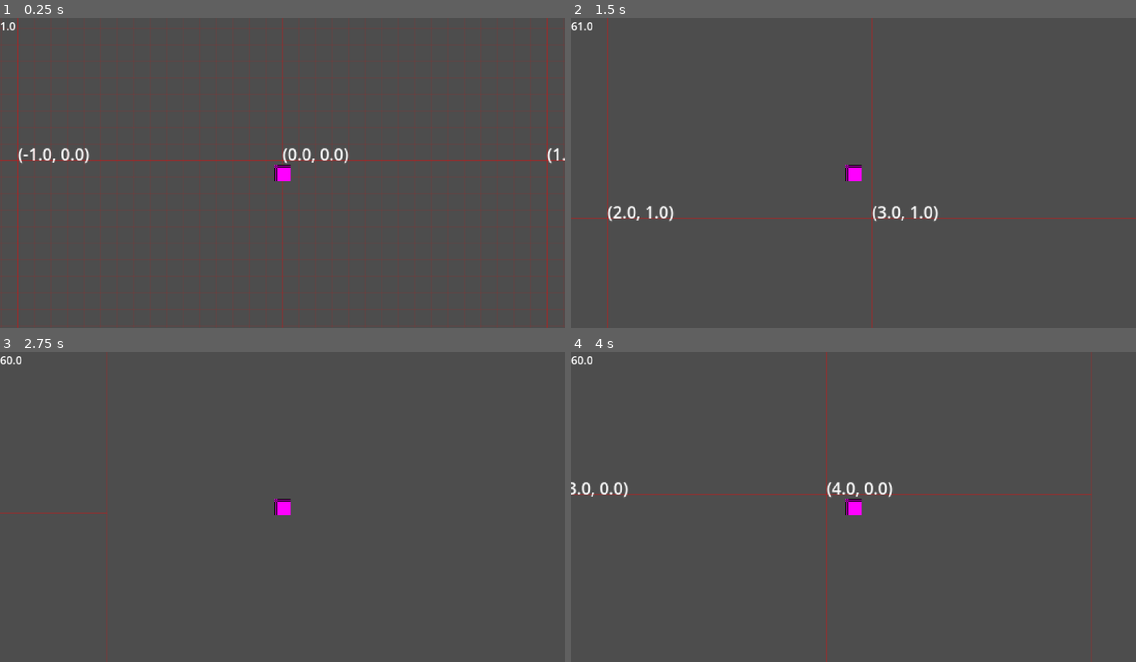
Above: before the commit, frames 1-4 (two rows, left to right).
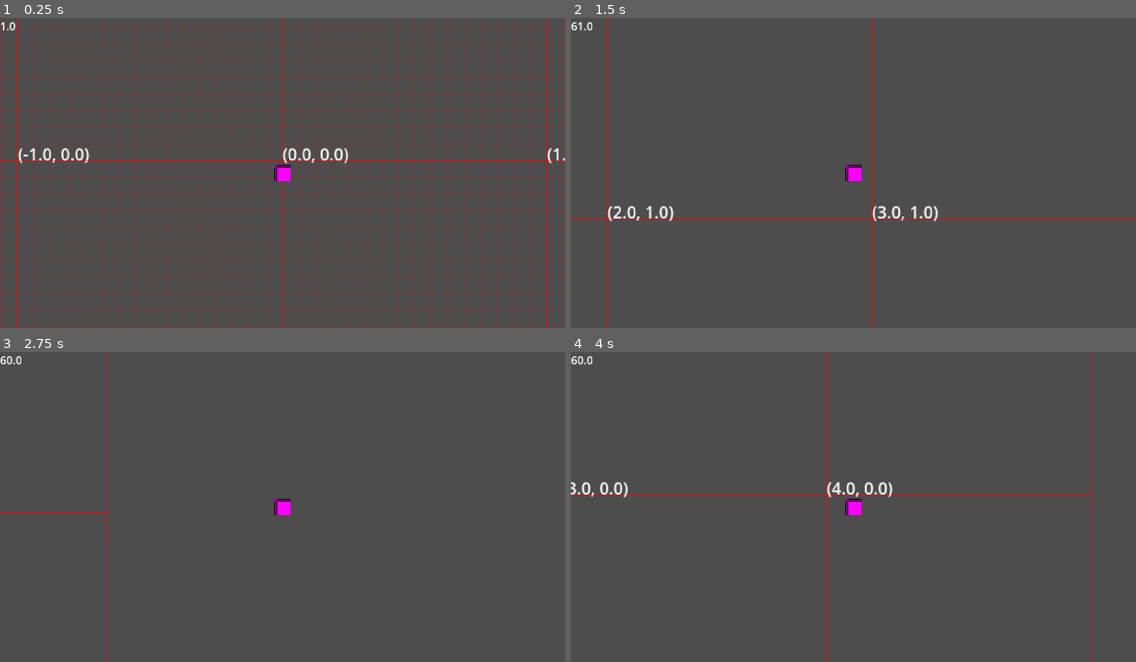
Above: after the commit, the same moments.

Repository: lennertJ9/new_project
Game: Godot game, scene res://world/world.tscn
Two runs of this game, one before a commit and one after it. Both use one fixed random seed, a clock stepped at 60 frames per second and the inputs below.
Inputs (mouse positions are in pixels of both pictures, inside the frame that each line leads up to):
- Up to frame 1 (0.25 s): no input
- Up to frame 2 (1.5 s): tap Enter at 0.5 s; move the mouse to (977, 157) at 0.52 s; press the mouse at (977, 157) at 0.53 s; hold Right (ui_right) 0.53-1.28 s; move the mouse to (740, 188) at 1.27 s; release the mouse at (740, 188) at 1.28 s; hold Down (ui_down) from 1.28 s (still down); click (740, 188) at 1.35 s
- Up to frame 3 (2.75 s): move the mouse to (339, 438) at 2.02 s; release Down (ui_down) at 2.03 s; press the mouse at (339, 438) at 2.03 s; hold Right (ui_right) from 2.03 s (still down)
- Up to frame 4 (4 s): move the mouse to (825, 569) at 2.77 s; release Right (ui_right) at 2.78 s; release the mouse at (825, 569) at 2.78 s; hold Up (ui_up) 2.78-3.53 s; click (825, 569) at 2.85 s; move the mouse to (1023, 553) at 3.52 s; press the mouse at (1023, 553) at 3.53 s; hold Left (ui_left) from 3.53 s (still down)

The runs differ from the first frame. In frame 1, 1.3% of the frame differs, in the area x 0-100%, y 0-100%; in frame 2, 0.9%; in frame 3, 0.3%; in frame 4, 0.9%.

Commit message:
right autotiling
bug, ik denk nog aan de rechterkant zelf? have fun

Diff:
--- a/game/manager/chunk_manager/chunk_manager.gd
+++ b/game/manager/chunk_manager/chunk_manager.gd
@@ -224,7 +224,7 @@
 				autotile_top(chunk, top_chunk)
 
 
-			# ----------------- RIGHT ------------------------------------# niet vergeten - te doen
+			# ----------------- RIGHT ------------------------------------#
 			if generated_chunks.has(chunk_pos + chunk_neighbours[2]):
 				var right_chunk: Chunk = generated_chunks[chunk_pos + chunk_neighbours[2]]
 				autotile_right(chunk, right_chunk)
@@ -374,36 +374,68 @@
 	var bitmask: int
 	var tile_id: int
 
-	for i in range(1,15): # bitmask calculatie voor RIGHT
+	for i in range(1,15): # bug ik denk hier??
 		var index = 15 + i * 16
+
 		bitmask = 0
 		tile_id = chunk.wall_layer[index] >> 16
 		if tile_id != 0:
-			if right_chunk.wall_layer[i + 240] >> 16 == tile_id:
+			if chunk.wall_layer[index - 16] >> 16 == tile_id:
 				bitmask += 1
-			if right_chunk.wall_layer[i + 241] >> 16 == tile_id:
+			if right_chunk.wall_layer[index - 31] >> 16 == tile_id:# to do
 				bitmask += 2
-			if chunk.wall_layer[i + 1] >> 16 == tile_id:
+			if right_chunk.wall_layer[index - 15] >> 16 == tile_id:# to do
 				bitmask += 4
-			if chunk.wall_layer[i + 17] >> 16 == tile_id:
+			if right_chunk.wall_layer[index + 1] >> 16 == tile_id:# to do
 				bitmask += 8
-			if chunk.wall_layer[i + 16] >> 16 == tile_id:
+			if chunk.wall_layer[index + 16] >> 16 == tile_id:
 				bitmask += 16
-			if chunk.wall_layer[i + 15] >> 16 == tile_id:
+			if chunk.wall_layer[index + 15] >> 16 == tile_id:
 				bitmask += 32
-			if chunk.wall_layer[i - 1] >> 16 == tile_id:
+			if chunk.wall_layer[index - 1] >> 16 == tile_id:
 				bitmask += 64
-			if right_chunk.wall_layer[i + 239] >> 16 == tile_id:
+			if chunk.wall_layer[index - 17] >> 16 == tile_id:
 				bitmask += 128
 
 			if tile_lookup.has(bitmask):
 				var atlas_pos = tile_lookup[bitmask]
-				chunk.wall_layer[i] = tile_id << 16 | atlas_pos.x << 8 | atlas_pos.y
+				chunk.wall_layer[index] = tile_id << 16 | atlas_pos.x << 8 | atlas_pos.y
 			else:
-				chunk.wall_layer[i] = tile_id << 16 | 3 << 8 | 0
-
-			chunk.is_autotiled_top = true
-
+				chunk.wall_layer[index] = tile_id << 16 | 3 << 8 | 0
+
+			chunk.is_autotiled_right = true
+
+	# ---------- SECONDARY CHUNK LEFT ---------------- #
+	for i in range(1,15):
+		var index = i * 16
+
+		bitmask = 0
+		tile_id = chunk.wall_layer[index] >> 16
+		if tile_id != 0:
+			if right_chunk.wall_layer[index - 16] >> 16 == tile_id:
+				bitmask += 1
+			if right_chunk.wall_layer[index - 15] >> 16 == tile_id:# to do
+				bitmask += 2
+			if right_chunk.wall_layer[index + 1] >> 16 == tile_id:# to do
+				bitmask += 4
+			if right_chunk.wall_layer[index + 17] >> 16 == tile_id:# to do
+				bitmask += 8
+			if right_chunk.wall_layer[index + 16] >> 16 == tile_id:
+				bitmask += 16
+			if chunk.wall_layer[index + 31] >> 16 == tile_id:
+				bitmask += 32
+			if chunk.wall_layer[index + 15] >> 16 == tile_id:
+				bitmask += 64
+			if chunk.wall_layer[index - 1] >> 16 == tile_id:
+				bitmask += 128
+
+			if tile_lookup.has(bitmask):
+				var atlas_pos = tile_lookup[bitmask]
+				right_chunk.wall_layer[index] = tile_id << 16 | atlas_pos.x << 8 | atlas_pos.y
+			else:
+				right_chunk.wall_layer[index] = tile_id << 16 | 3 << 8 | 0
+
+			right_chunk.is_autotiled_left = true
 
 
 func chunk_loader():
@@ -485,12 +517,12 @@
 	for x in range(-1280,1280, chunk_pixel_size):
 		for y in range(-1280,1280, chunk_pixel_size):
 
-			draw_rect(Rect2(Vector2(x,y), Vector2(256,256)), Color(1,0,0,0.2), false, 1.)
+			draw_rect(Rect2(Vector2(x,y), Vector2(256,256)), Color(1,0,0,0.5), false, 1.)
 			draw_string(ThemeDB.fallback_font, Vector2(x,y ), str(Vector2(x / 256,y / 256)))
 	for x in range(-320,320, 16):
 		for y in range(-320,320, 16):
 
-			draw_rect(Rect2(Vector2(x,y), Vector2(16,16)), Color(1,0,0,0.05), false, 1.)
+			draw_rect(Rect2(Vector2(x,y), Vector2(16,16)), Color(1,0,0,0.1), false, 1.)
 
 
 
